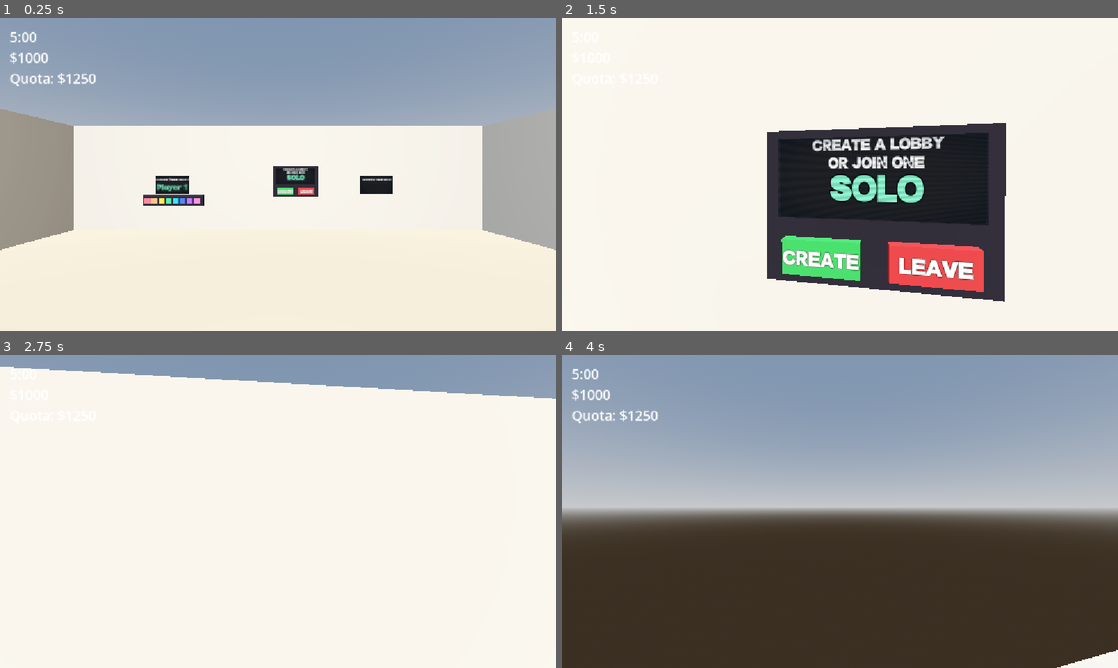
Above: before the commit, frames 1-4 (two rows, left to right).
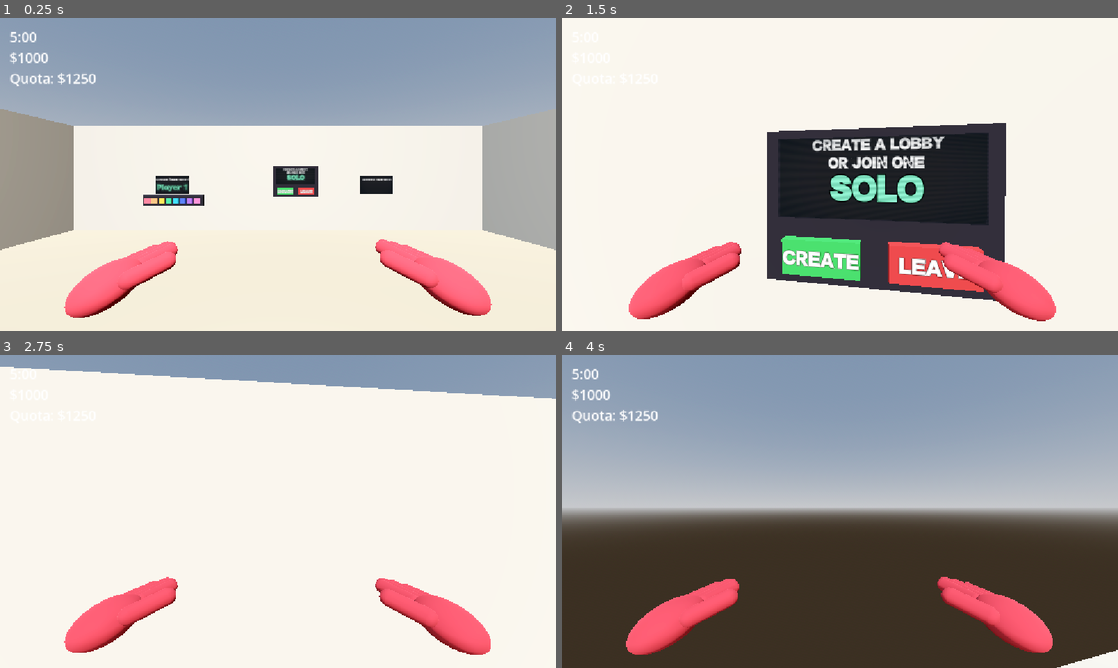
Above: after the commit, the same moments.

Repository: greedisfaust/fowl-play
Game: Godot game, scene res://world.tscn
Same seed, same stepped clock (60 frames per second), same inputs: the game is played once before the commit and once after it.
Inputs (mouse positions are in pixels of both pictures, inside the frame that each line leads up to):
- Up to frame 1 (0.25 s): no input
- Up to frame 2 (1.5 s): tap Enter at 0.5 s; move the mouse to (867, 174) at 0.52 s; hold E (interact) 0.53-1.28 s; hold W (move_forward) from 0.53 s (still down); tap Space (jump) at 0.77 s; move the mouse to (812, 174) at 1.27 s; tap E (interact) at 1.35 s
- Up to frame 3 (2.75 s): keep holding W (move_forward); tap Space (jump) at 1.52 s; move the mouse to (289, 505) at 2.02 s; press the mouse at (289, 505) at 2.03 s; tap E (interact) at 2.3 s
- Up to frame 4 (4 s): keep holding W (move_forward); move the mouse to (834, 517) at 2.77 s; release the mouse at (834, 517) at 2.78 s; tap Enter at 2.85 s; tap Space (jump) at 3.02, 3.5, 3.77 s; tap E (interact) at 3.05 s; move the mouse to (878, 514) at 3.52 s; hold E (interact) from 3.53 s (still down); tap Keypad Enter at 3.6 s

The runs differ from the first frame. In frame 1, 4.6% of the frame differs, in the area x 11-89%, y 70-96%; in frame 2, 4.6%; in frame 3, 4.6%; in frame 4, 4.6%.

Commit message:
V5 — Add Animated Multiplayer Player Hands
Adds first-person and world-space hand models with sway, bob, reach animations, color matching, and synchronized multiplayer interactions. Moves elevator script ownership into the elevator scene.

Diff:
--- a/dev-fowl-play/elevator/elevator.tscn
+++ b/dev-fowl-play/elevator/elevator.tscn
@@ -1,3 +1,6 @@
 [gd_scene format=3 uid="uid://d3c6fhjpfj2yn"]
 
+[ext_resource type="Script" uid="uid://du8oc7qsxmdjn" path="res://elevator/elevator.gd" id="1_wytmq"]
+
 [node name="Elevator" type="Node3D" unique_id=1319015752]
+script = ExtResource("1_wytmq")
--- /dev/null
+++ b/dev-fowl-play/player/hands.gd
@@ -0,0 +1,177 @@
+class_name Hands
+extends Node3D
+
+# viewmodel (your own hands, parented to the Camera3D)
+const VIEW_REST := [Vector3(-0.50, -0.32, -0.6), Vector3(0.50, -0.32, -0.6)]
+const VIEW_ROT := [Vector3(0.3, -0.25, 0.2), Vector3(0.3, 0.25, -0.2)]
+const VIEW_SCALE := 1.5
+const VIEW_REACH := 1.1
+# world model (what OTHER players see, parented to the Head)
+const WORLD_REST := [Vector3(-0.60, -0.5, -0.42), Vector3(0.60, -0.5, -0.42)]
+const WORLD_ROT := [Vector3(0.2, -0.2, 0.15), Vector3(0.2, 0.2, -0.15)]
+const WORLD_SCALE := 2.4
+const WORLD_REACH := 1.5
+
+const POKE_HAND := 1        # 0 = left, 1 = right: the only hand that reaches
+const IDLE_CURL := 0.25     # relaxed fingers at rest (radians)
+const FIST_CURL := 1.5      # curled fingers while pointing
+const THUMB_CURL := 0.9
+const CURL_DIR := -1.0      # if the fingers bend BACKWARDS, change this to 1.0
+
+const REACH_TIME := 0.07
+const RETURN_TIME := 0.2
+const SPAM_WINDOW := 0.35
+
+var world_mode := false   # set BEFORE add_child: true = the copy other players see
+
+var _rest: Array
+var _rest_rot: Array
+var _scale := 1.0
+var _finger_len := 0.2
+var _max_reach := 1.0
+
+var _mat: StandardMaterial3D
+var _rigs: Array[Node3D] = []     # idle motion lives here
+var _hands: Array[Node3D] = []    # reach animation lives here
+var _fingers: Array = [{}, {}]    # per hand: {"point": index finger, "curl": [fingers], "thumb": thumb}
+var _pose := [0.0, 0.0]           # 0 = open hand, 1 = pointing
+var _tween: Tween
+var _busy := false
+var _spam := 0
+var _last_press := -10.0
+var _sway := Vector2.ZERO
+var _speed := 0.0
+var _bob_t := 0.0
+
+func _ready() -> void:
+	_rest = WORLD_REST if world_mode else VIEW_REST
+	_rest_rot = WORLD_ROT if world_mode else VIEW_ROT
+	_scale = WORLD_SCALE if world_mode else VIEW_SCALE
+	_max_reach = WORLD_REACH if world_mode else VIEW_REACH
+	_finger_len = 0.17 * _scale
+	_mat = StandardMaterial3D.new()
+	_mat.albedo_color = Color(0.96, 0.65, 0.14)
+	if not world_mode:
+		_mat.no_depth_test = true   # your own hands draw over walls; other players' hands are normal geometry
+		_mat.render_priority = 10
+	for i in 2:
+		var rig := Node3D.new()
+		rig.position = _rest[i]
+		add_child(rig)
+		var hand := _build_hand(-1.0 if i == 0 else 1.0, i)
+		hand.rotation = _rest_rot[i]
+		hand.scale = Vector3.ONE * _scale
+		rig.add_child(hand)
+		_rigs.append(rig)
+		_hands.append(hand)
+		_apply_pose(i, 0.0)
+
+# ---------- model (palm + 4 fingers + thumb, each finger on its own joint) ----------
+func _build_hand(side: float, idx: int) -> Node3D:
+	var h := Node3D.new()
+	var palm := MeshInstance3D.new()
+	var sph := SphereMesh.new()
+	sph.radius = 0.055
+	sph.height = 0.11
+	palm.mesh = sph
+	palm.scale = Vector3(1.0, 0.65, 1.15)
+	palm.material_override = _mat
+	palm.cast_shadow = GeometryInstance3D.SHADOW_CASTING_SETTING_OFF
+	h.add_child(palm)
+	var xs := [-0.034, -0.011, 0.011, 0.034]
+	var lens := [0.085, 0.105, 0.095, 0.075]
+	var curl: Array = []
+	for k in 4:
+		var joint := Node3D.new()
+		joint.position = Vector3(xs[k], 0, -0.05)
+		h.add_child(joint)
+		_limb(joint, Vector3.ZERO, Vector3(0, 0, -lens[k]), 0.016)
+		if k == 1:
+			_fingers[idx]["point"] = joint   # the longest finger does the pointing
+		else:
+			curl.append(joint)
+	_fingers[idx]["curl"] = curl
+	var thumb := Node3D.new()
+	thumb.position = Vector3(-side * 0.045, 0, -0.01)
+	h.add_child(thumb)
+	_limb(thumb, Vector3.ZERO, Vector3(-side * 0.035, 0, -0.06), 0.018)
+	_fingers[idx]["thumb"] = thumb
+	return h
+
+func _limb(parent: Node3D, a: Vector3, b: Vector3, r: float) -> void:
+	var m := MeshInstance3D.new()
+	var cap := CapsuleMesh.new()
+	cap.radius = r
+	cap.height = a.distance_to(b) + r * 2.0
+	m.mesh = cap
+	m.material_override = _mat
+	m.position = (a + b) * 0.5
+	m.quaternion = Quaternion(Vector3.UP, (b - a).normalized())
+	m.cast_shadow = GeometryInstance3D.SHADOW_CASTING_SETTING_OFF
+	parent.add_child(m)
+
+func _apply_pose(i: int, v: float) -> void:
+	_pose[i] = v
+	var f: Dictionary = _fingers[i]
+	f.point.rotation.x = CURL_DIR * lerpf(IDLE_CURL, 0.0, v)    # the pointer straightens out
+	for j in f.curl:
+		j.rotation.x = CURL_DIR * lerpf(IDLE_CURL, FIST_CURL, v)   # the rest curl into a fist
+	f.thumb.rotation.x = CURL_DIR * lerpf(IDLE_CURL * 0.5, THUMB_CURL, v)
+
+# ---------- fed by player.gd (local viewmodel only) ----------
+func add_sway(rel: Vector2) -> void:
+	_sway = (_sway + rel).limit_length(50.0)
+
+func set_speed(s: float) -> void:
+	_speed = s
+
+func set_color(c: Color) -> void:
+	_mat.albedo_color = c
+
+func _process(delta: float) -> void:
+	_sway = _sway.lerp(Vector2.ZERO, minf(8.0 * delta, 1.0))
+	_bob_t += delta * (5.0 + _speed)
+	var moving := clampf(_speed / 5.0, 0.0, 1.0)
+	var t := Time.get_ticks_msec() / 1000.0
+	for i in 2:
+		var breathe := sin(t * 1.6 + i * 1.7) * 0.004
+		var bob := absf(sin(_bob_t + i * 1.2)) * 0.02 * moving
+		_rigs[i].position = _rest[i] + Vector3(-_sway.x * 0.0008, _sway.y * 0.0008 + breathe - bob, 0.0)
+
+# ---------- reach (right hand only) ----------
+func reach(world_point: Vector3) -> void:
+	var now := Time.get_ticks_msec() / 1000.0
+	_spam = _spam + 1 if now - _last_press < SPAM_WINDOW else 1
+	_last_press = now
+	var p := to_local(world_point)   # this node sits at the camera / head origin
+	if p.length() > _max_reach:
+		p = p.normalized() * _max_reach
+	var i := POKE_HAND
+	var rig := _rigs[i]
+	var hand := _hands[i]
+	var dir: Vector3 = (p - rig.position).normalized()
+	var up := Vector3.UP if absf(dir.y) < 0.95 else Vector3.RIGHT
+	var aim := Basis.looking_at(dir, up).get_euler()
+	var target: Vector3 = p - dir * _finger_len - rig.position
+	var frantic := _spam >= 3
+	var t_in := REACH_TIME / (1.0 + 0.2 * mini(_spam, 6))
+
+	if _tween:
+		_tween.kill()   # a spam press restarts from wherever the hand is: that's the yank
+	_busy = true
+	var tw := create_tween()
+	_tween = tw
+	tw.tween_property(hand, "position", target, t_in).set_trans(Tween.TRANS_QUAD).set_ease(Tween.EASE_OUT)
+	tw.parallel().tween_property(hand, "rotation", aim, t_in).set_trans(Tween.TRANS_QUAD).set_ease(Tween.EASE_OUT)
+	tw.parallel().tween_method(func(v: float) -> void: _apply_pose(i, v), _pose[i], 1.0, t_in)   # curl into the point
+	if frantic:
+		var wob := 0.5 if randf() < 0.5 else -0.5
+		tw.tween_property(hand, "rotation:z", aim.z + wob, 0.04)
+		tw.tween_property(hand, "rotation:z", aim.z - wob, 0.06)
+	else:
+		tw.tween_interval(0.03)
+	var back := Tween.TRANS_ELASTIC if frantic else Tween.TRANS_QUAD
+	tw.tween_property(hand, "position", Vector3.ZERO, RETURN_TIME).set_trans(back).set_ease(Tween.EASE_OUT)
+	tw.parallel().tween_property(hand, "rotation", _rest_rot[i], RETURN_TIME).set_trans(back).set_ease(Tween.EASE_OUT)
+	tw.parallel().tween_method(func(v: float) -> void: _apply_pose(i, v), 1.0, 0.0, RETURN_TIME)   # open the hand again
+	tw.finished.connect(func() -> void: _busy = false)
--- a/dev-fowl-play/player/player.gd
+++ b/dev-fowl-play/player/player.gd
@@ -13,6 +13,7 @@
 var _net_yaw := 0.0
 var _net_pitch := 0.0
 var input_locked := false
+var hands: Hands
 
 func _update_nameplate() -> void:
 	$NamePlate.text = Network.player_name(str(name).to_int())
@@ -24,6 +25,8 @@
 	m.albedo_color = c
 	$Body.material_override = m
 	$NamePlate.modulate = c
+	if hands:
+		hands.set_color(c)
 
 func _enter_tree() -> void:
 	set_multiplayer_authority(str(name).to_int())
@@ -37,6 +40,9 @@
 	if Style.font:
 		$NamePlate.font = Style.font
 	$NamePlate.visible = not mine
+	hands = Hands.new()
+	hands.world_mode = not mine   # your own hands are first-person; everyone else's sit on the body
+	(camera if mine else head).add_child(hands)
 	Network.players_changed.connect(_update_nameplate)
 	_update_nameplate()
 	_net_pos = position
@@ -60,6 +66,7 @@
 		rotate_y(-event.relative.x * MOUSE_SENS)
 		head.rotate_x(-event.relative.y * MOUSE_SENS)
 		head.rotation.x = clampf(head.rotation.x, deg_to_rad(-85), deg_to_rad(85))
+		hands.add_sway(event.relative)
 	if event.is_action_pressed("interact") or event.is_action_pressed("primary"):
 		_try_interact()
 
@@ -68,6 +75,9 @@
 		return
 	var target = ray.get_collider()
 	if target and target.has_method("interact"):
+		var p := ray.get_collision_point()
+		hands.reach(p)
+		_net_reach.rpc(p)   # tell everyone else where to swing this player's hand
 		target.interact(self)
 
 @rpc("any_peer", "call_local", "reliable")
@@ -97,6 +107,7 @@
 	velocity.x = direction.x * SPEED
 	velocity.z = direction.z * SPEED
 	move_and_slide()
+	hands.set_speed(Vector2(velocity.x, velocity.z).length() if is_on_floor() else 0.0)
 	_net_state.rpc(position, rotation.y, head.rotation.x)
 
 @rpc("authority", "call_remote", "unreliable")
@@ -104,3 +115,7 @@
 	_net_pos = pos
 	_net_yaw = yaw
 	_net_pitch = pitch
+
+@rpc("authority", "call_remote", "reliable")
+func _net_reach(point: Vector3) -> void:
+	hands.reach(point)   # runs on everyone else's copy of this player
--- a/dev-fowl-play/world.tscn
+++ b/dev-fowl-play/world.tscn
@@ -6,7 +6,6 @@
 [ext_resource type="PackedScene" uid="uid://ckfabxbl2tc7x" path="res://lobby/text_terminal.tscn" id="4_aqk2v"]
 [ext_resource type="PackedScene" uid="uid://yts8y1ieyhvd" path="res://tables/screen_3d.tscn" id="4_dwbse"]
 [ext_resource type="PackedScene" uid="uid://datx111tb4hvp" path="res://lobby/lobby_console.tscn" id="5_036b0"]
-[ext_resource type="Script" uid="uid://du8oc7qsxmdjn" path="res://elevator/elevator.gd" id="5_gbfbk"]
 [ext_resource type="PackedScene" uid="uid://d3c6fhjpfj2yn" path="res://elevator/elevator.tscn" id="7_pkg7o"]
 [ext_resource type="PackedScene" uid="uid://c5rb5nb3dfhwl" path="res://lobby/color_board.tscn" id="9_ioo17"]
 
@@ -83,7 +82,6 @@
 
 [node name="Elevator" parent="Casino" unique_id=1319015752 instance=ExtResource("7_pkg7o")]
 transform = Transform3D(1, 0, 0, 0, 1, 0, 0, 0, 1, 0, 0.5, -18.9)
-script = ExtResource("5_gbfbk")
 
 [node name="Apartment" type="Node3D" parent="." unique_id=694171853]
 
@@ -149,7 +147,6 @@
 
 [node name="Elevator" parent="Apartment" unique_id=351637617 instance=ExtResource("7_pkg7o")]
 transform = Transform3D(-1, 0, -8.742278e-08, 0, 1, 0, 8.742278e-08, 0, -1, 0, 0, 9.85)
-script = ExtResource("5_gbfbk")
 
 [node name="ColorBoard" parent="Apartment" unique_id=557179741 instance=ExtResource("9_ioo17")]
 transform = Transform3D(1, 0, 0, 0, 1, 0, 0, 0, 1, -3, 0.85, -5.86)
@@ -207,4 +204,3 @@
 
 [node name="Elevator" parent="Rest" unique_id=713055418 instance=ExtResource("7_pkg7o")]
 transform = Transform3D(-1, 0, -8.742278e-08, 0, 1, 0, 8.742278e-08, 0, -1, 0, 0, 9.85)
-script = ExtResource("5_gbfbk")
Not shown, added: dev-fowl-play/player/hands.gd.uid
